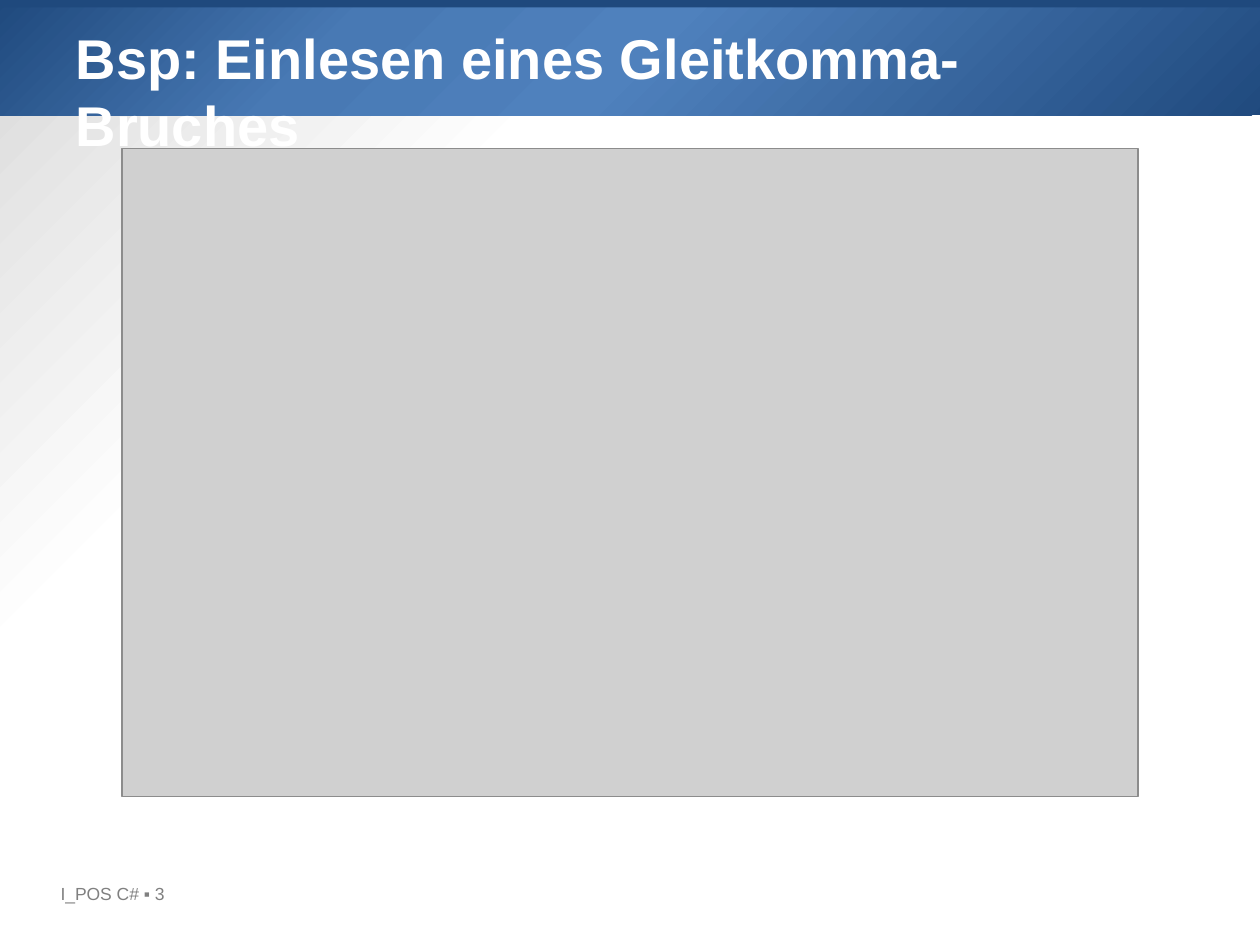
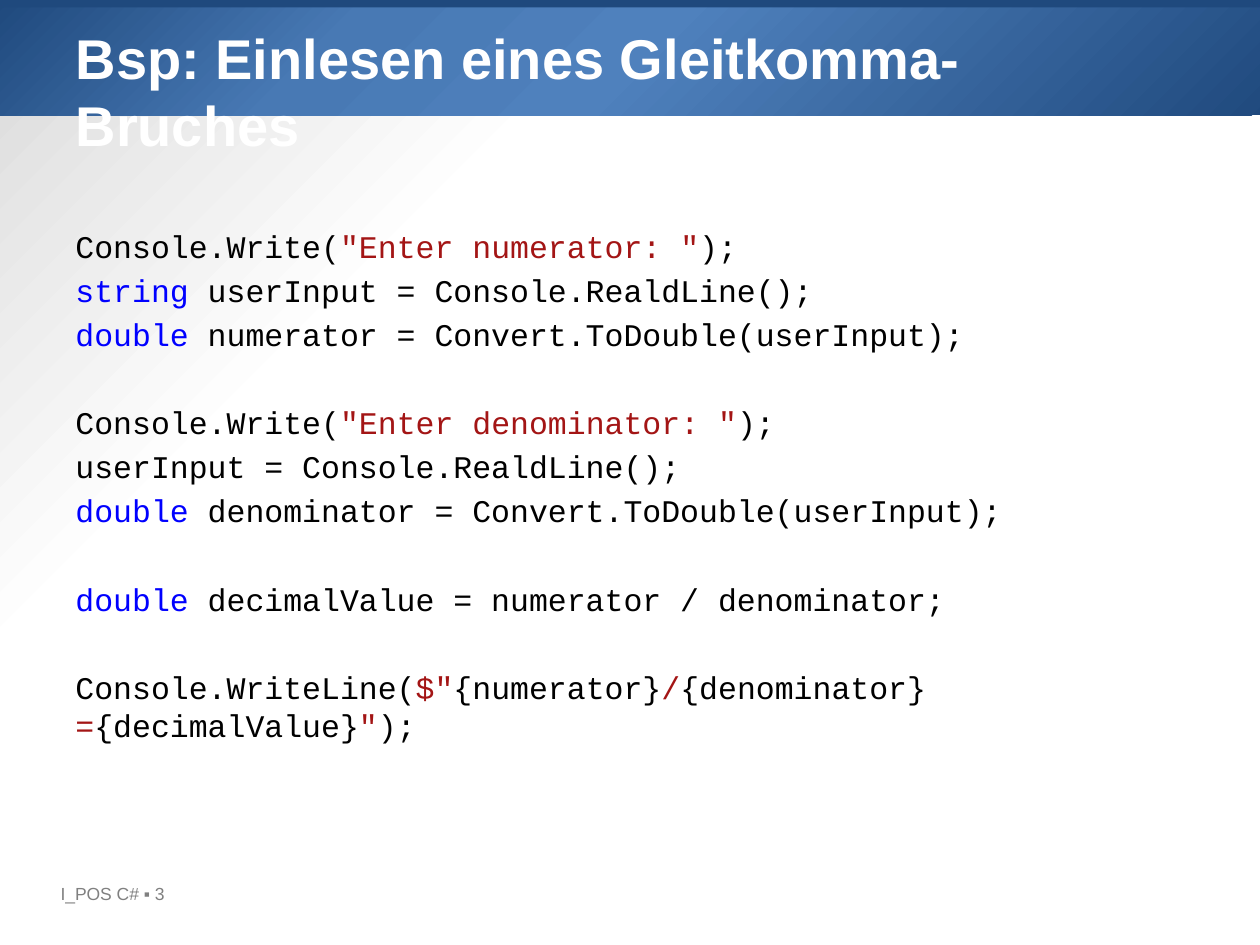
Before and after one commit to htl-leo-prog-1/examples-ha, a slide deck: slide 3 of 02_Variablen/02_EinAusgabe.pptx. Drawn at 1260x945 pixels with LibreOffice and Linux fonts; fonts in the diff are those of the drawing; grey boxes stand for pictures; background and template pictures are left out. Boxes give left, top, right and bottom in pixels: in the first picture for what was removed or moved away, otherwise in the second. Text is boxed around its words. In the diff, an @@ line names an element or a change of style, - is before the commit and + after.

```diff
--- a/02_Variablen/02_EinAusgabe.pptx
+++ b/02_Variablen/02_EinAusgabe.pptx
@@ picture removed at [122,149,1138,798] @@
@@ text added at [75,235,1001,744], 18 pt, text #000000 @@
+Console.Write("Enter numerator: ");
+string userInput = Console.RealdLine();
+double numerator = Convert.ToDouble(userInput);
+Console.Write("Enter denominator: ");
+userInput = Console.RealdLine();
+double denominator = Convert.ToDouble(userInput);
+double decimalValue = numerator / denominator;
+Console.WriteLine($"{numerator}/{denominator}={decimalValue}");
```
Also in this commit, not shown: 4 other slides changed, 1 other file.
